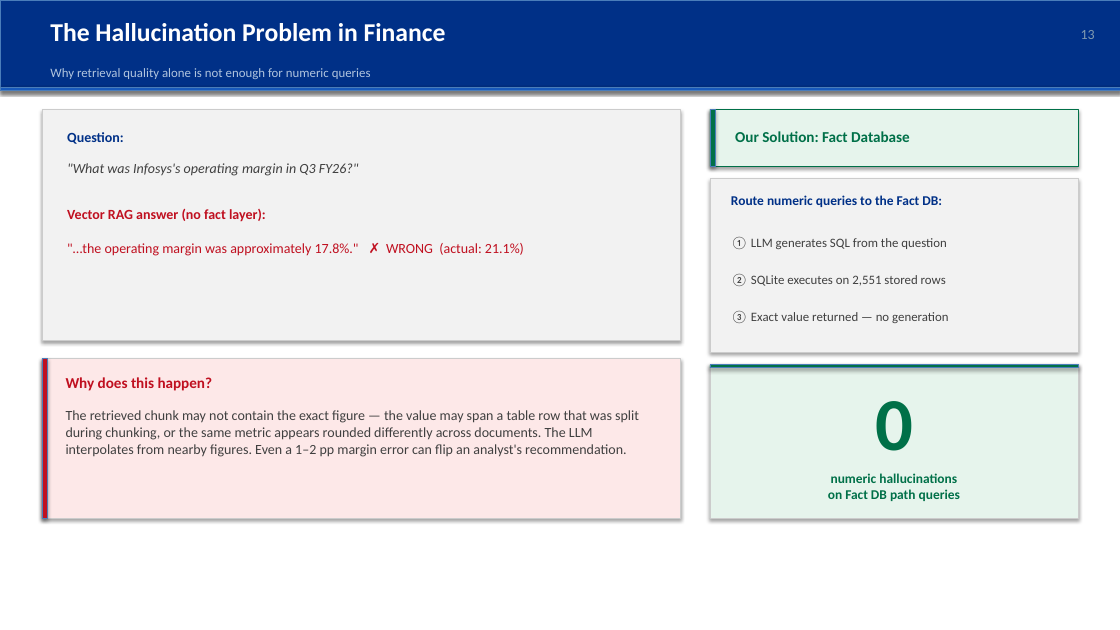
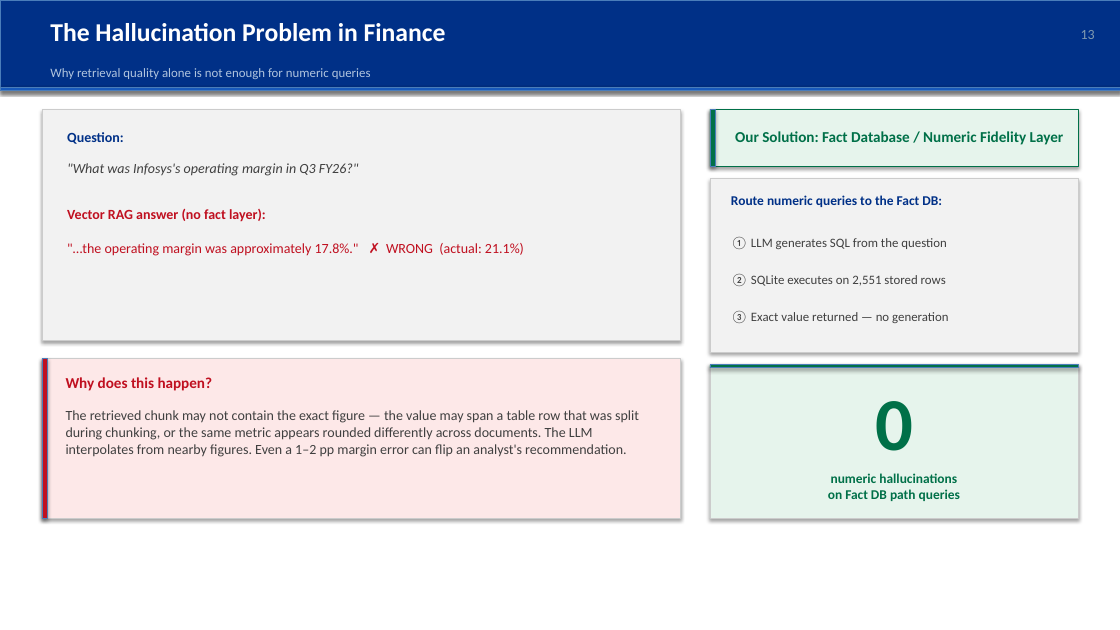
Before and after one commit to nandypi/Group-6-DS-and-AI-Lab-Project, a slide deck: slide 13 of Slides/DSAI_Team_6_Final_Presentation.pptx. Drawn at 1120x630 pixels with LibreOffice and Linux fonts; fonts in the diff are those of the drawing. Boxes give left, top, right and bottom in pixels: in the first picture for what was removed or moved away, otherwise in the second. Text is boxed around its words. In the diff, an @@ line names an element or a change of style, - is before the commit and + after.

```diff
--- a/Slides/DSAI_Team_6_Final_Presentation.pptx
+++ b/Slides/DSAI_Team_6_Final_Presentation.pptx
@@ text at (x1=735, y1=131, x2=1064, y2=145): text changed @@
-Our Solution: Fact Database
+Our Solution: Fact Database / Numeric Fidelity Layer
```
Also in this commit, not shown: 9 other slides changed.
